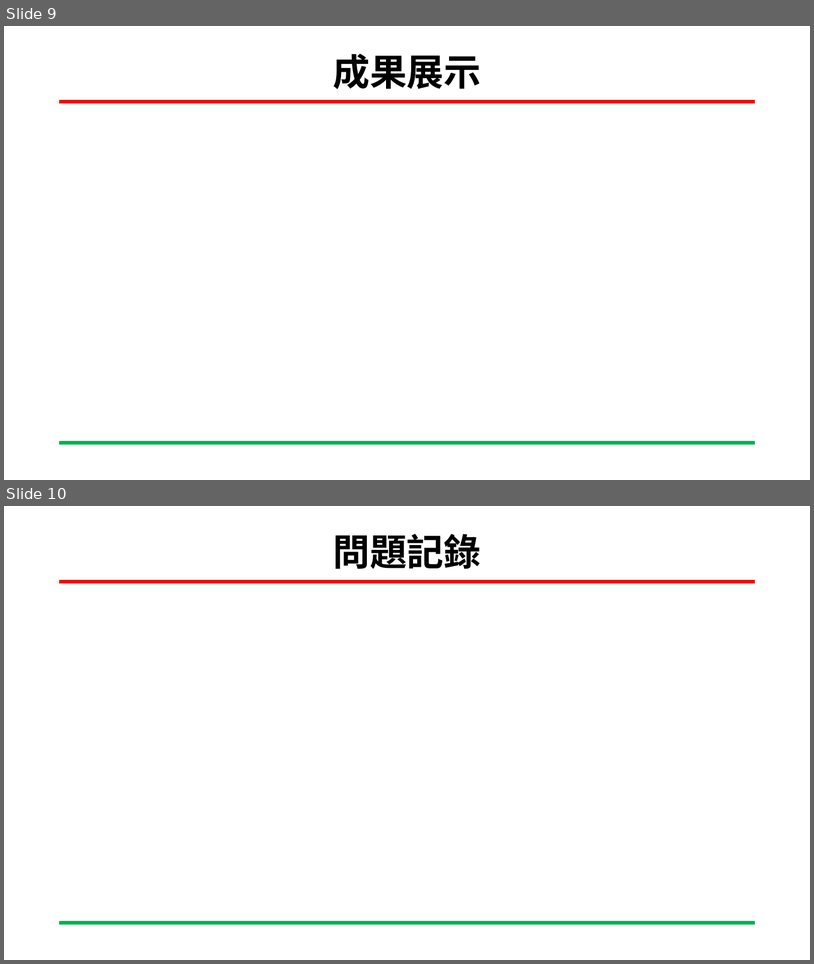
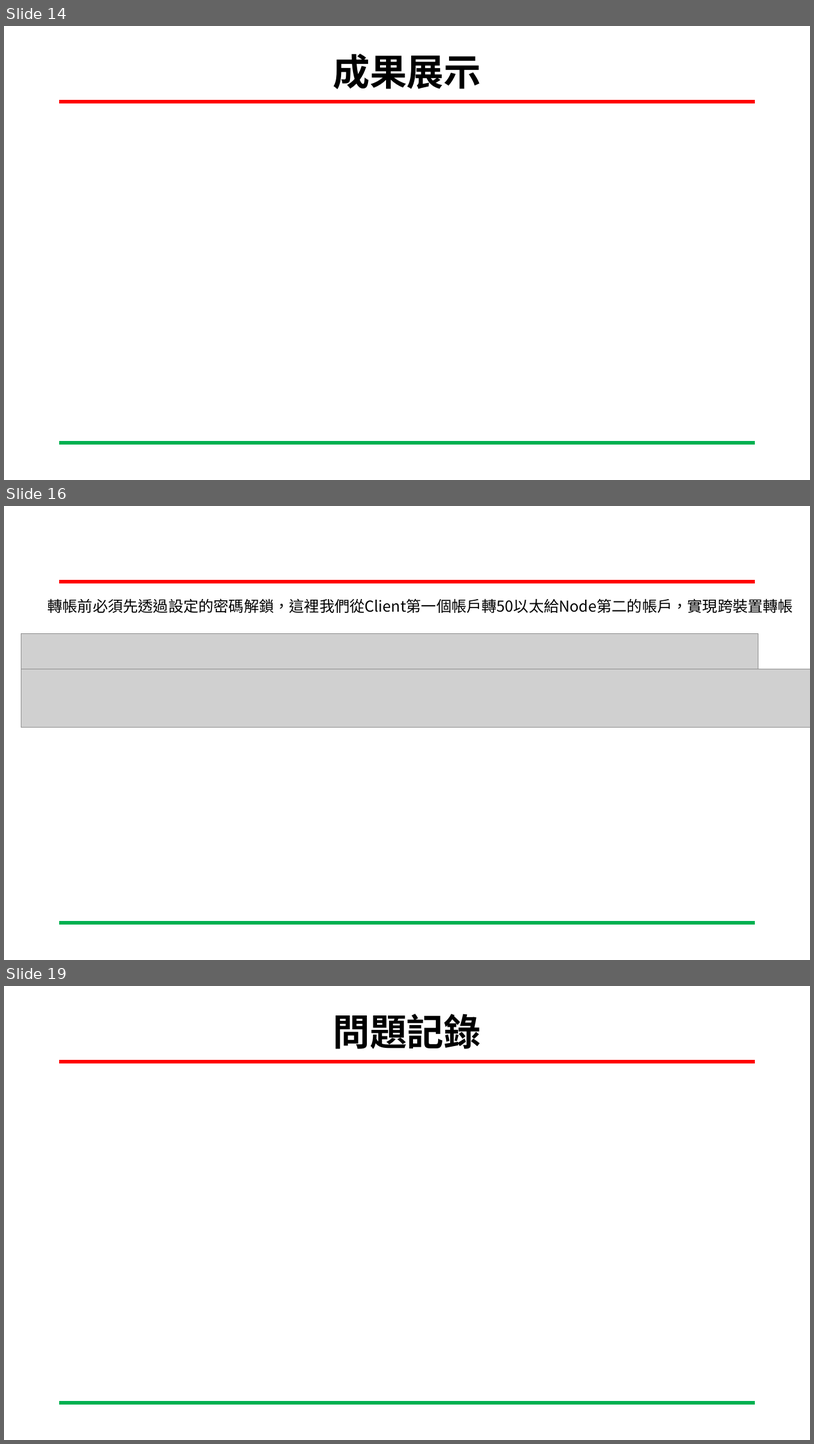
Before and after one commit to San-Zero/Senior-Project, a slide deck: 專題-私有以太坊區塊鏈實作以及其硬體加速方法調查-劉益彤.pptx. Shown one above the other, each under a label of ours: slides 9 and 10 before the commit, slides 14, 16 and 19 after it; the slides between them are not shown. The pictures are 814x964 and 814x1444 pixels, drawn with LibreOffice and Linux fonts; fonts in the diff are those of the drawing; grey boxes stand for pictures; background and template pictures are left out. Boxes give left, top, right and bottom in pixels: in the first picture for what was removed or moved away, otherwise in the second. Text is boxed around its words. In the diff, an @@ line names an element or a change of style, - is before the commit and + after.

```diff
--- a/專題-私有以太坊區塊鏈實作以及其硬體加速方法調查-劉益彤.pptx
+++ b/專題-私有以太坊區塊鏈實作以及其硬體加速方法調查-劉益彤.pptx
@@ slide 16 added at (4, 506, 810, 960), background #FFFFFF; not listed: 2 template elements that a slide beside it also shows @@
@@ text added at (47, 598, 794, 613), 18 pt, text #000000 @@
+轉帳前必須先透過設定的密碼解鎖，這裡我們從Client第一個帳戶轉50以太給Node第二的帳戶，實現跨裝置轉帳
@@ picture added at (21, 634, 758, 674) @@
@@ picture added at (21, 669, 810, 727) @@
@@ what was slide 9 is now slide 14 @@
@@ what was slide 10 is now slide 19 @@
```
Also in this commit, not shown: 2 slides changed, 8 other slides added, 6 other files.
